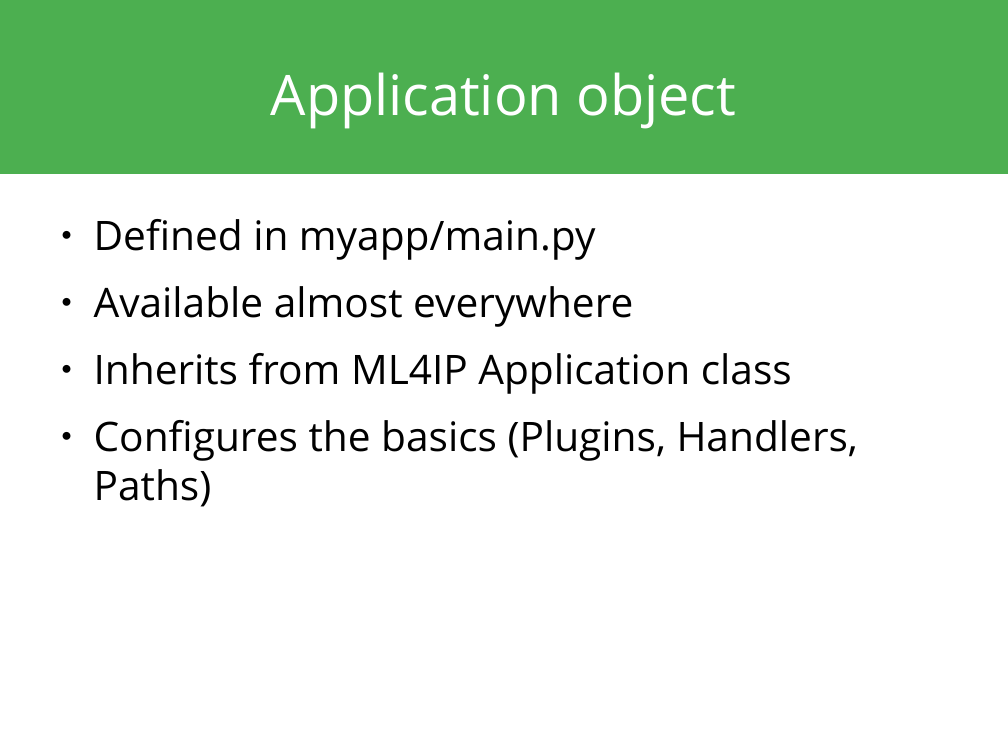
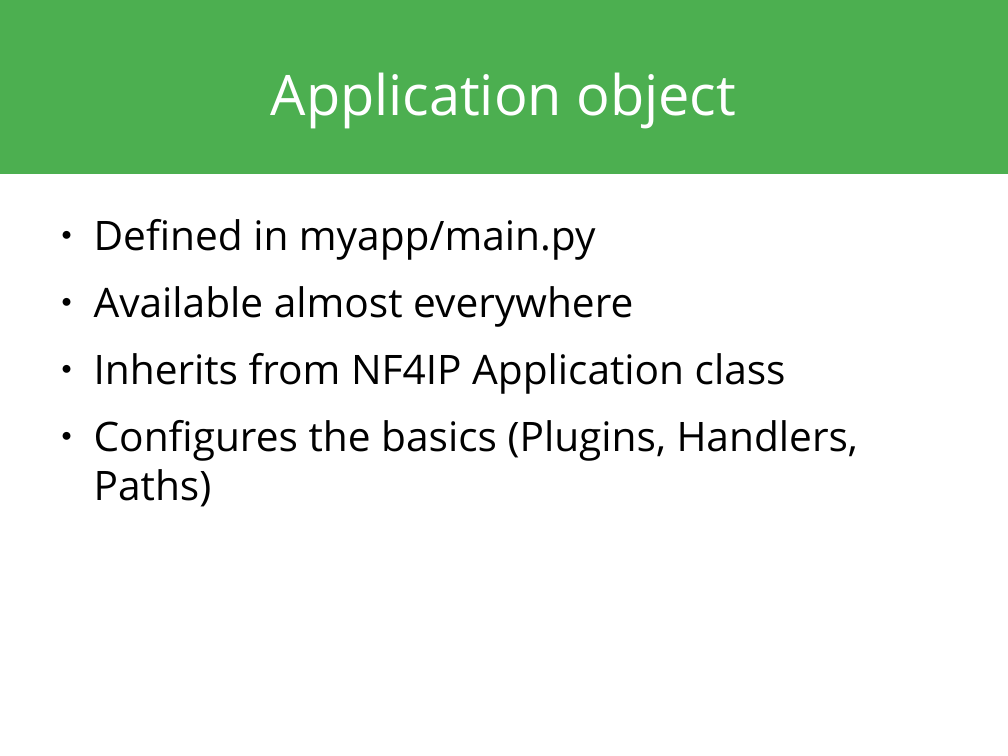
Before and after one commit to Photon-AI-Research/NF4IP, a slide deck: slide 11 of docs/presentation/nf4ip.odp. Drawn at 1008x756 pixels with LibreOffice and Linux fonts; fonts in the diff are those of the drawing. Boxes give left, top, right and bottom in pixels: in the first picture for what was removed or moved away, otherwise in the second. Text is boxed around its words. In the diff, an @@ line names an element or a change of style, - is before the commit and + after.

```diff
--- a/docs/presentation/nf4ip.odp
+++ b/docs/presentation/nf4ip.odp
@@ text at (94, 353, 786, 394): text changed @@
-● Inherits from ML4IP Application class
+● Inherits from NF4IP Application class
```
Also in this commit, not shown: 11 other slides changed, 1 other file.
